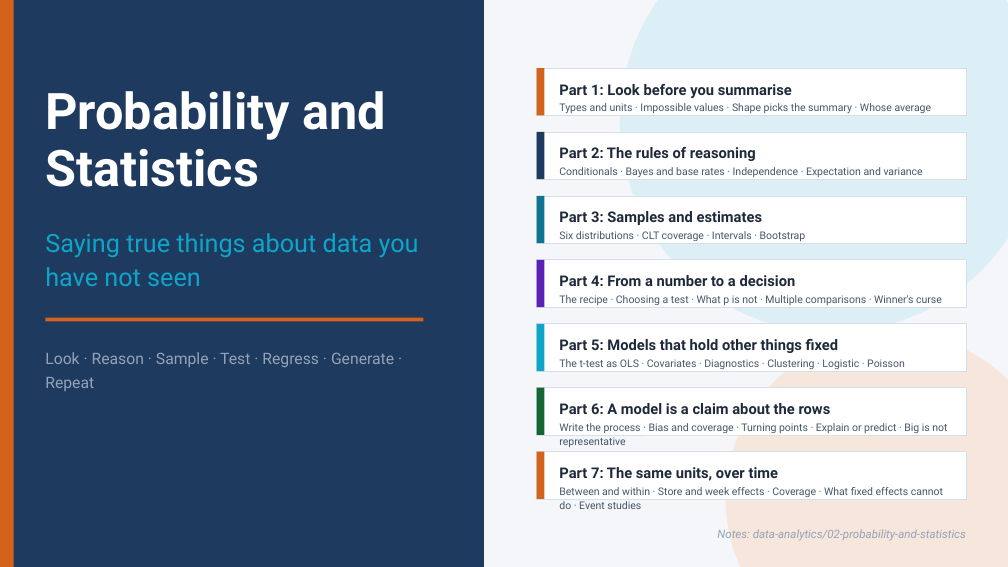
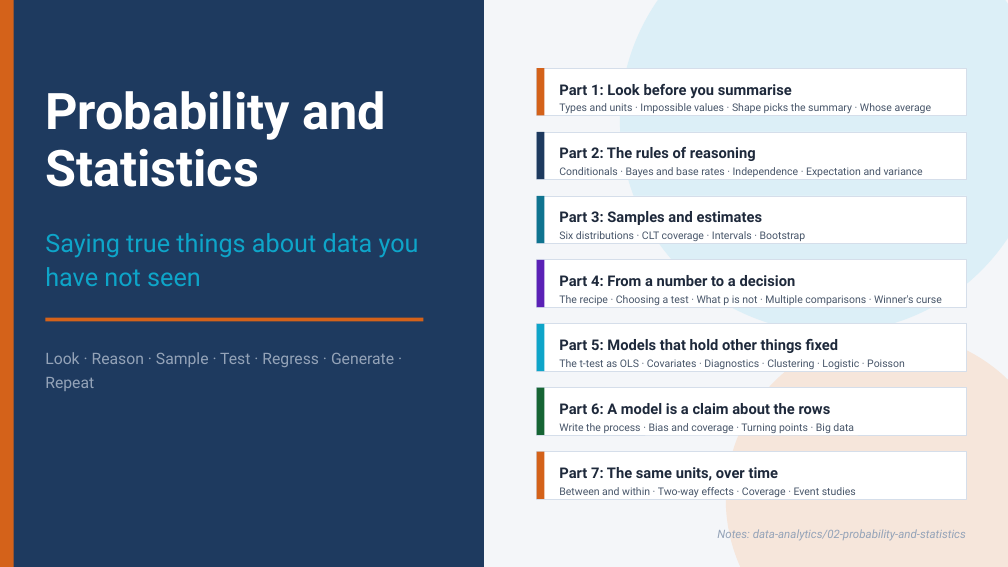
Before and after one commit to ramseywise/learn-ai-engineering, a slide deck: slide 1 of data-analytics/02-probability-and-statistics/slides/probability-and-statistics.pptx. Drawn at 1008x567 pixels with LibreOffice and Linux fonts; fonts in the diff are those of the drawing. Boxes give left, top, right and bottom in pixels: in the first picture for what was removed or moved away, otherwise in the second. Text is boxed around its words. In the diff, an @@ line names an element or a change of style, - is before the commit and + after.

```diff
--- a/data-analytics/02-probability-and-statistics/slides/probability-and-statistics.pptx
+++ b/data-analytics/02-probability-and-statistics/slides/probability-and-statistics.pptx
@@ text at <box>559,423,854,433</box>: text changed @@
-Write the process · Bias and coverage · Turning points · Explain or predict · Big is not representative
+Write the process · Bias and coverage · Turning points · Big data
@@ text at <box>559,487,856,497</box>: text changed @@
-Between and within · Store and week effects · Coverage · What fixed effects cannot do · Event studies
+Between and within · Two-way effects · Coverage · Event studies
```
Also in this commit, not shown: 4 other slides changed, 49 other files.
